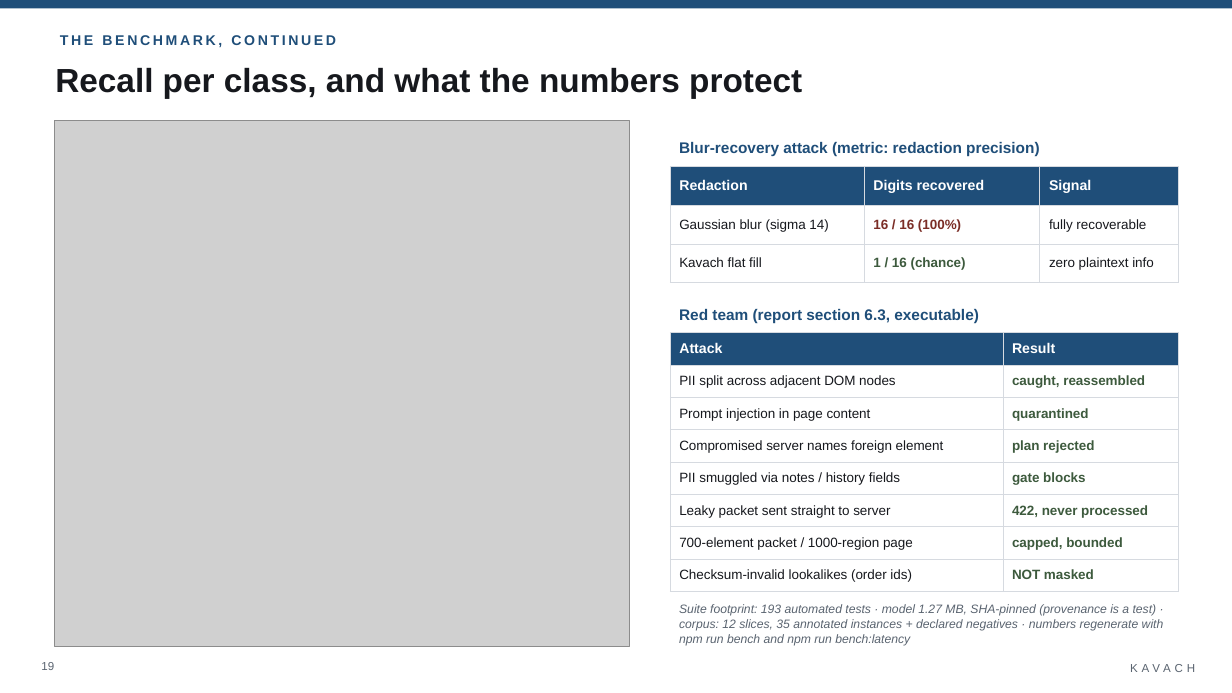
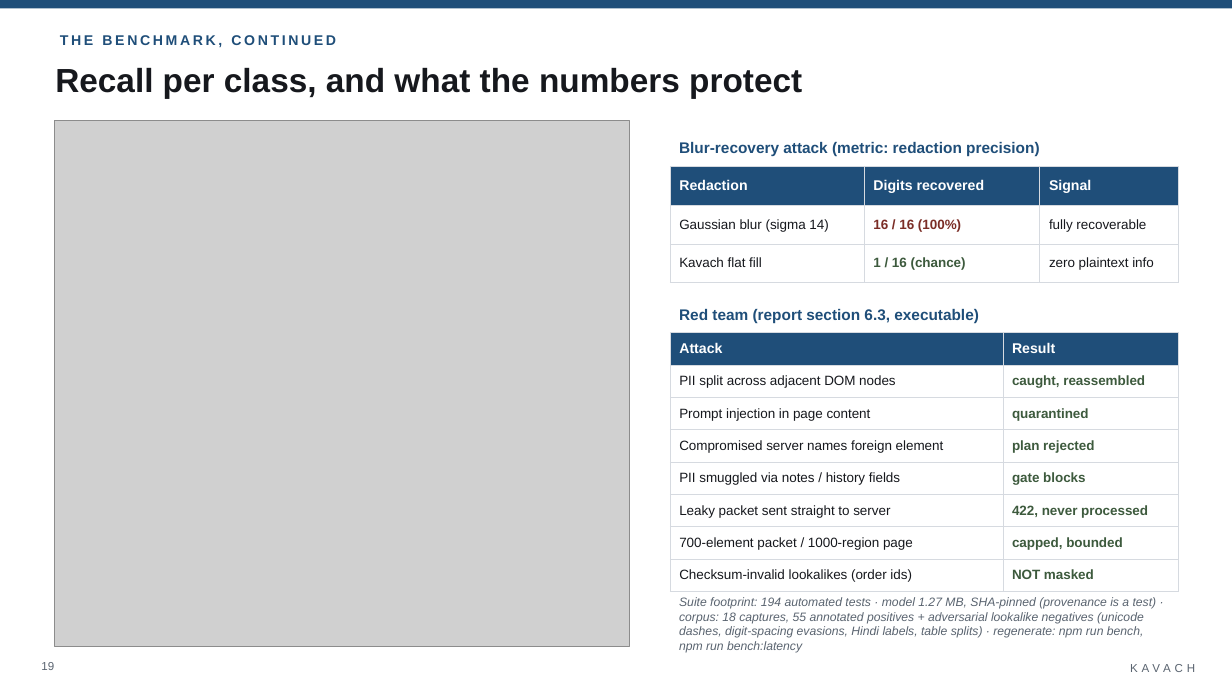
Before and after one commit to BhoomiAgrawal12/browser-vision-agent, a slide deck: slide 19 of docs/Kavach-SIH2026-Deck.pptx. Drawn at 1232x693 pixels with LibreOffice and Linux fonts; fonts in the diff are those of the drawing; grey boxes stand for pictures. Boxes give left, top, right and bottom in pixels: in the first picture for what was removed or moved away, otherwise in the second. Text is boxed around its words. In the diff, an @@ line names an element or a change of style, - is before the commit and + after.

```diff
--- a/docs/Kavach-SIH2026-Deck.pptx
+++ b/docs/Kavach-SIH2026-Deck.pptx
@@ text at <box>679,597,1157,653</box>: text changed @@
-Suite footprint: 193 automated tests · model 1.27 MB, SHA-pinned (provenance is a test) · corpus: 12 slices, 35 annotated instances + declared negatives · numbers regenerate with npm run bench and npm run bench:latency
+Suite footprint: 194 automated tests · model 1.27 MB, SHA-pinned (provenance is a test) · corpus: 18 captures, 55 annotated positives + adversarial lookalike negatives (unicode dashes, digit-spacing evasions, Hindi labels, table splits) · regenerate: npm run bench, npm run bench:latency
```
Also in this commit, not shown: 4 other slides changed, 7 other files.
